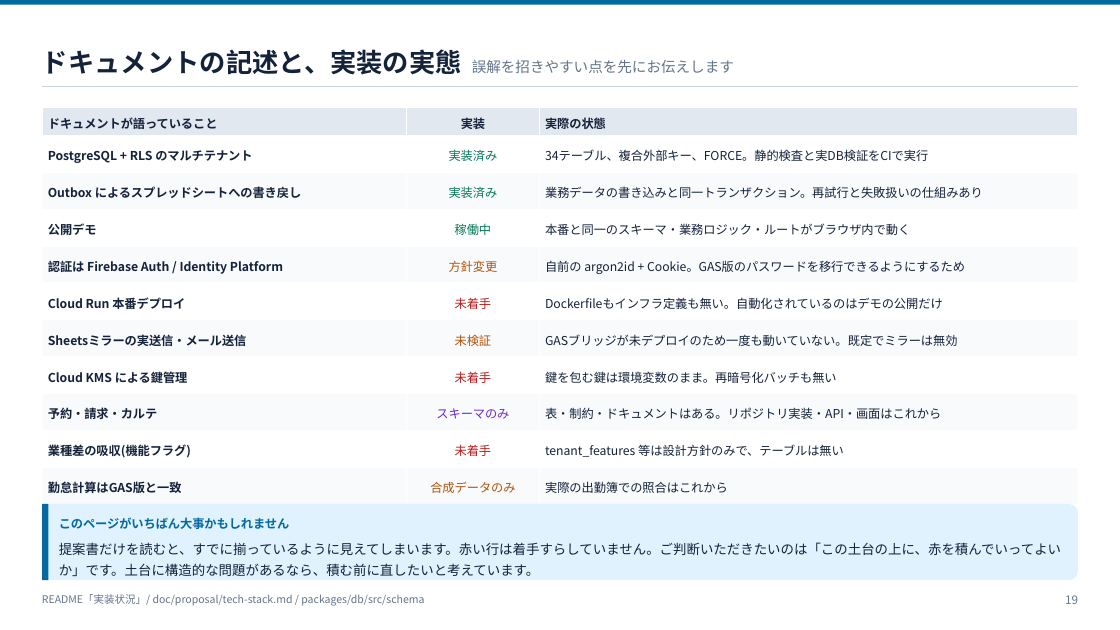
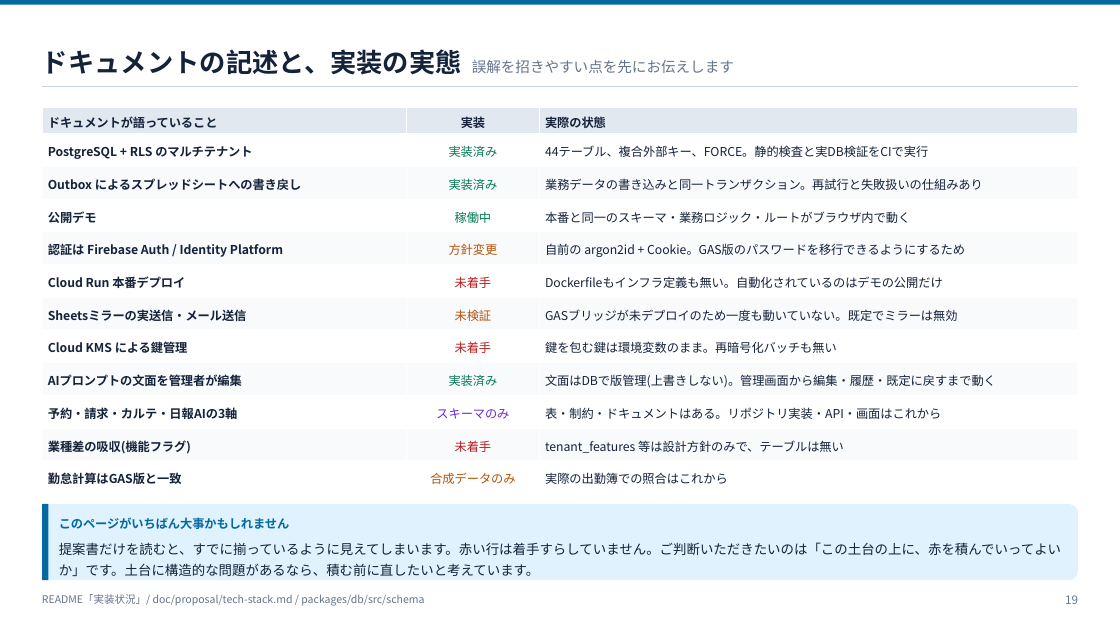
Before and after one commit to ohru131/katahimo-app, a slide deck: slide 19 of doc/slides/architecture.pptx. Drawn at 1120x630 pixels with LibreOffice and Linux fonts; fonts in the diff are those of the drawing. Boxes give left, top, right and bottom in pixels: in the first picture for what was removed or moved away, otherwise in the second. Text is boxed around its words. In the diff, an @@ line names an element or a change of style, - is before the commit and + after.

```diff
--- a/doc/slides/architecture.pptx
+++ b/doc/slides/architecture.pptx
@@ table at (x1=42, y1=108, x2=1078, y2=494) @@
-row 2, column 3: 34テーブル、複合外部キー、FORCE。静的検査と実DB検証をCIで実行
+row 2, column 3: 44テーブル、複合外部キー、FORCE。静的検査と実DB検証をCIで実行
-row 9: 予約・請求・カルテ | スキーマのみ | 表・制約・ドキュメントはある。リポジトリ実装・API・画面はこれから
+row 9: AIプロンプトの文面を管理者が編集 | 実装済み | 文面はDBで版管理(上書きしない)。管理画面から編集・履歴・既定に戻すまで動く
+row 10: 予約・請求・カルテ・日報AIの3軸 | スキーマのみ | 表・制約・ドキュメントはある。リポジトリ実装・API・画面はこれから
```
Also in this commit, not shown: 7 other slides changed, 7 other files.
